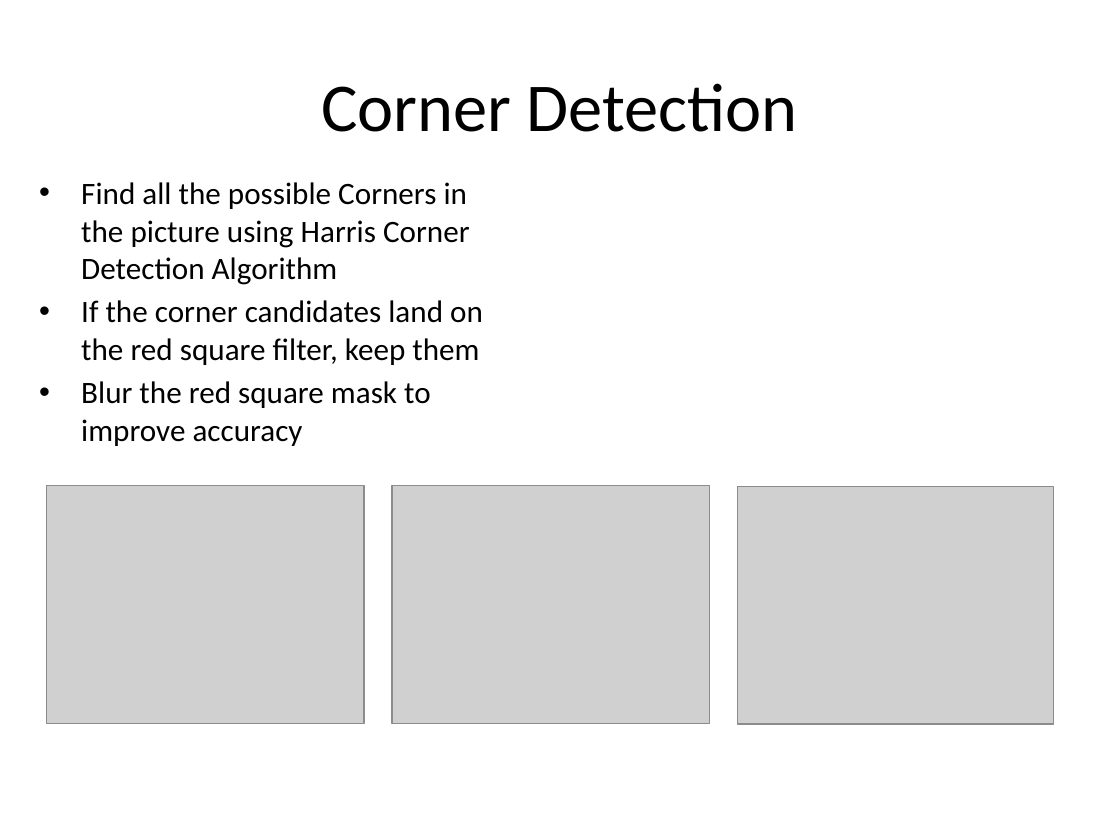
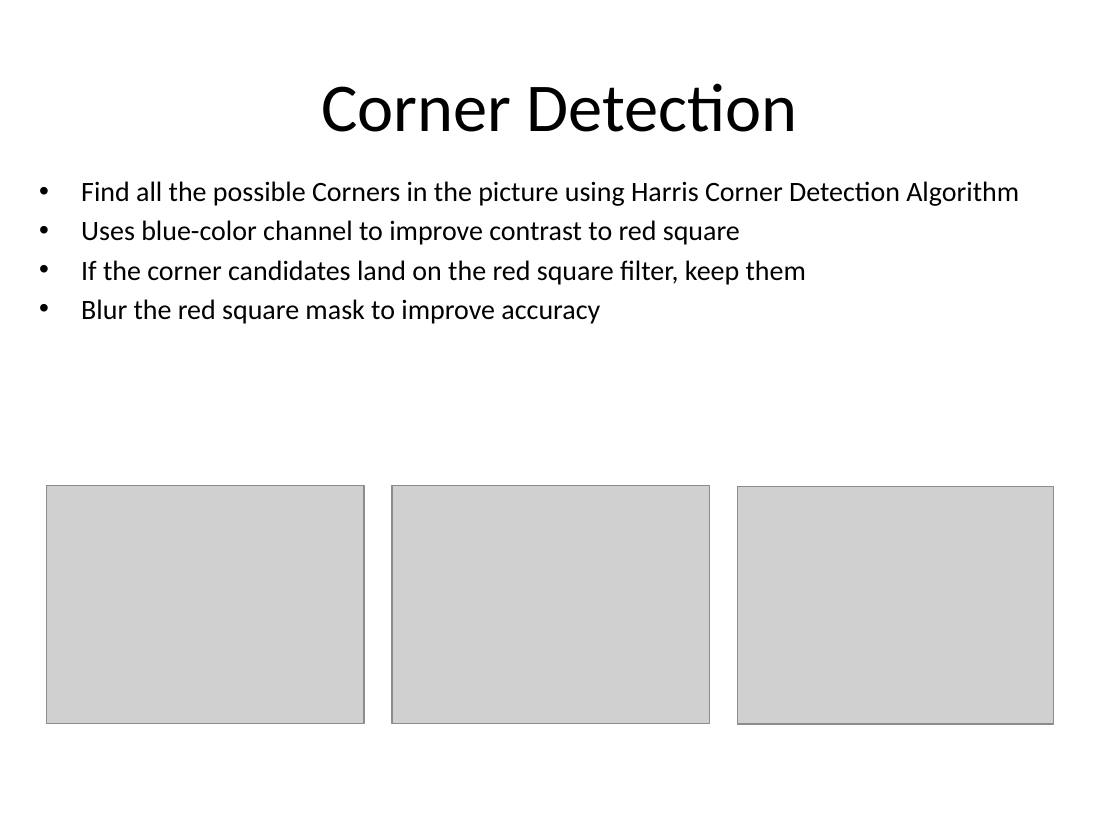
Before and after one commit to lhr0909/MonoCameraRecovery, a slide deck: slide 9 of paper_presentation/Monocamera Recovery.pptx. Drawn at 1120x840 pixels with LibreOffice and Linux fonts; fonts in the diff are those of the drawing; grey boxes stand for pictures. Boxes give left, top, right and bottom in pixels: in the first picture for what was removed or moved away, otherwise in the second. Text is boxed around its words. In the diff, an @@ line names an element or a change of style, - is before the commit and + after.

```diff
--- a/paper_presentation/Monocamera Recovery.pptx
+++ b/paper_presentation/Monocamera Recovery.pptx
@@ text at <box>81,181,1019,324</box>: size 20 to 18 pt in "Find all the possible Corners in the ...", "If the corner candidates land on the ...", "Blur the red square mask to improve ..." @@
@@ text at <box>81,220,740,245</box>: paragraph added @@
+• Uses blue-color channel to improve contrast to red square
```
Also in this commit, not shown: 2 other slides changed, 1 other file.
